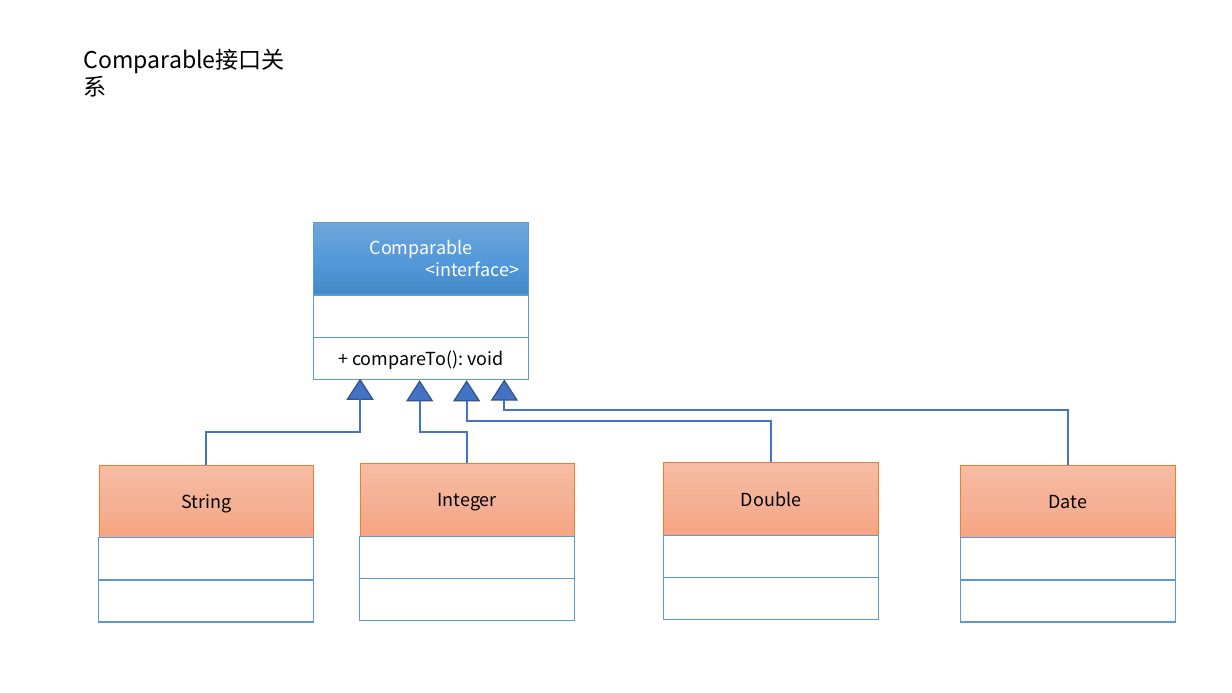
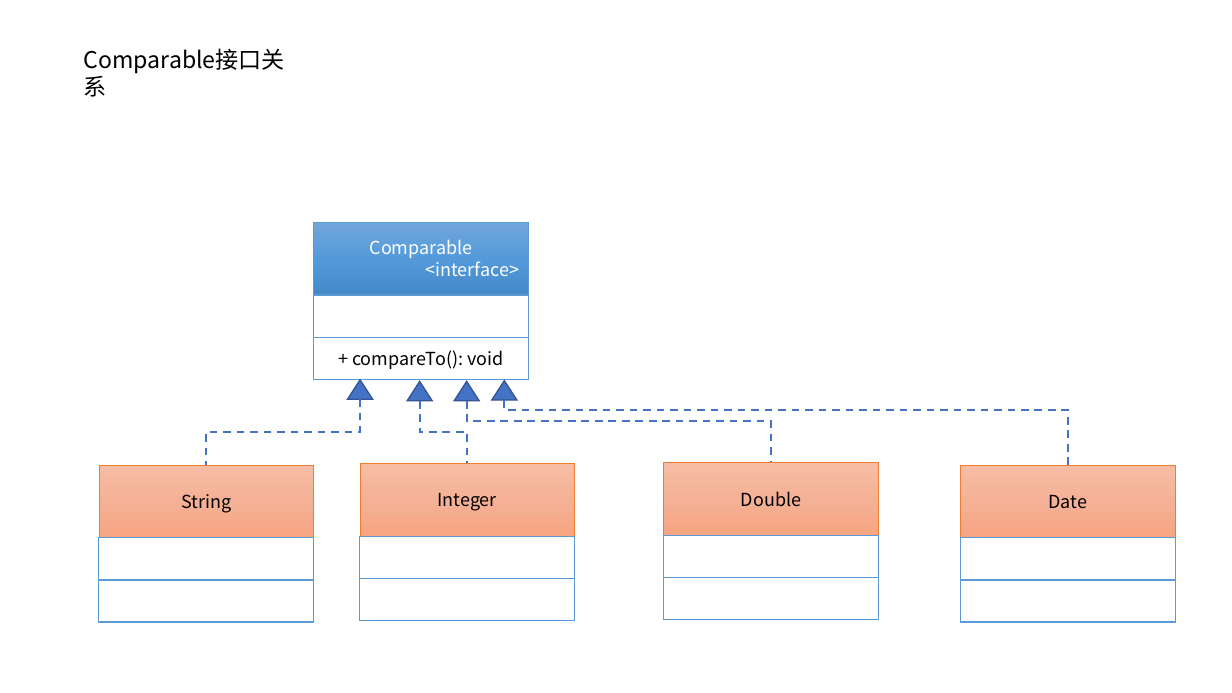
Before and after one commit to sparkaochong/java-basic, a slide deck: slide 1 of src/main/java/com/ac/day20190228/20190228.pptx. Drawn at 1232x693 pixels with LibreOffice and Linux fonts; fonts in the diff are those of the drawing. Boxes give left, top, right and bottom in pixels: in the first picture for what was removed or moved away, otherwise in the second. Text is boxed around its words. In the diff, an @@ line names an element or a change of style, - is before the commit and + after.

```diff
--- a/src/main/java/com/ac/day20190228/20190228.pptx
+++ b/src/main/java/com/ac/day20190228/20190228.pptx
@@ elbow line (360, 399) - (206, 465): stroke #4472C4 1.5 pt to #4472C4 1.5 pt dashed @@
@@ elbow line (420, 401) - (468, 463): stroke #4472C4 1.5 pt to #4472C4 1.5 pt dashed @@
@@ elbow line (467, 401) - (772, 462): stroke #4472C4 1.5 pt to #4472C4 1.5 pt dashed @@
@@ elbow line (505, 400) - (1068, 465): stroke #4472C4 1.5 pt to #4472C4 1.5 pt dashed @@
```
Also in this commit, not shown: 32 other files.
